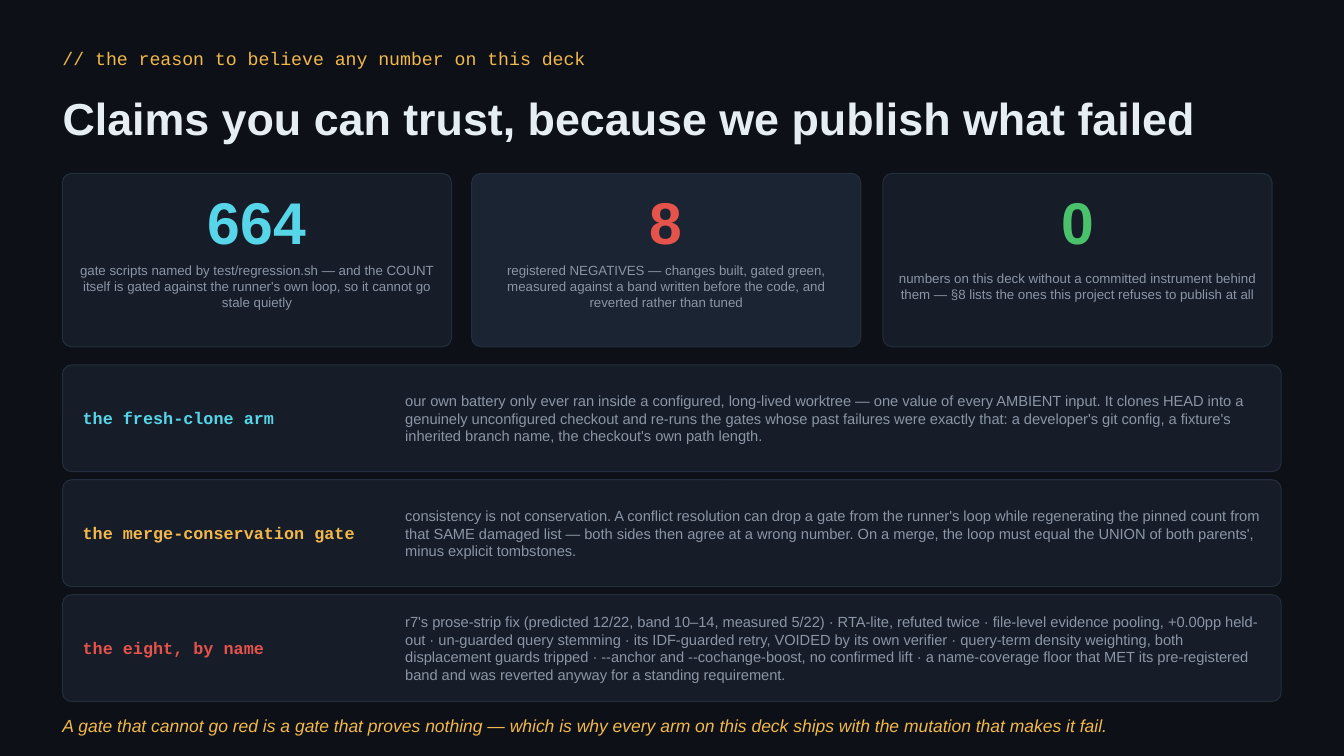
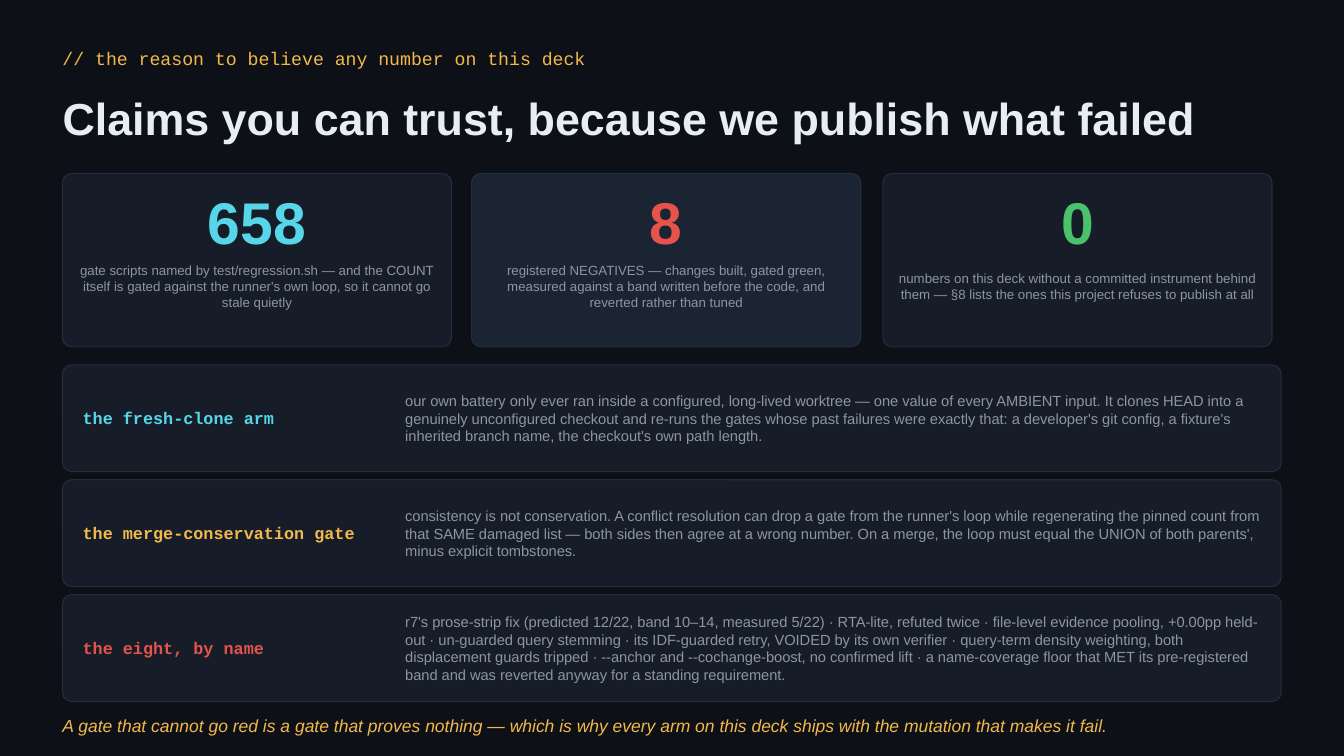
Before and after one commit to pt-act/ripwire, a slide deck: slide 27 of present/ripwire-showcase.pptx. Drawn at 1344x756 pixels with LibreOffice and Linux fonts; fonts in the diff are those of the drawing. Boxes give left, top, right and bottom in pixels: in the first picture for what was removed or moved away, otherwise in the second. Text is boxed around its words. In the diff, an @@ line names an element or a change of style, - is before the commit and + after.

```diff
--- a/present/ripwire-showcase.pptx
+++ b/present/ripwire-showcase.pptx
@@ text at [208, 203, 306, 245]: text changed @@
-664
+658
```
Also in this commit, not shown: 2 other slides changed, 7 other files.
